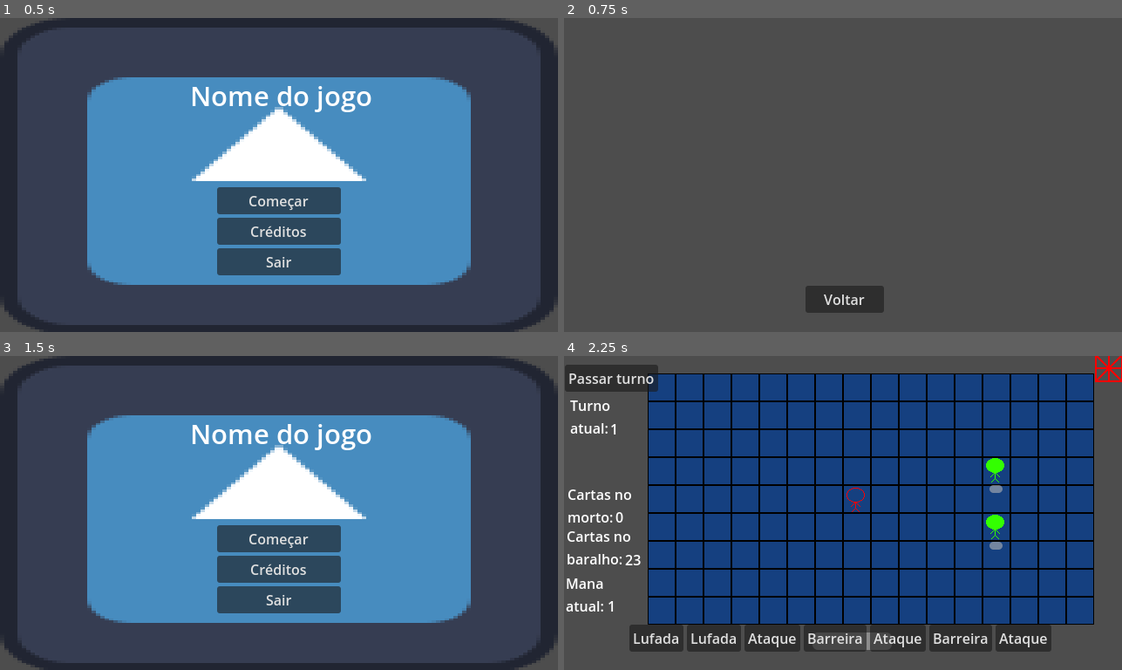
Above: before the commit, frames 1-4 (two rows, left to right).
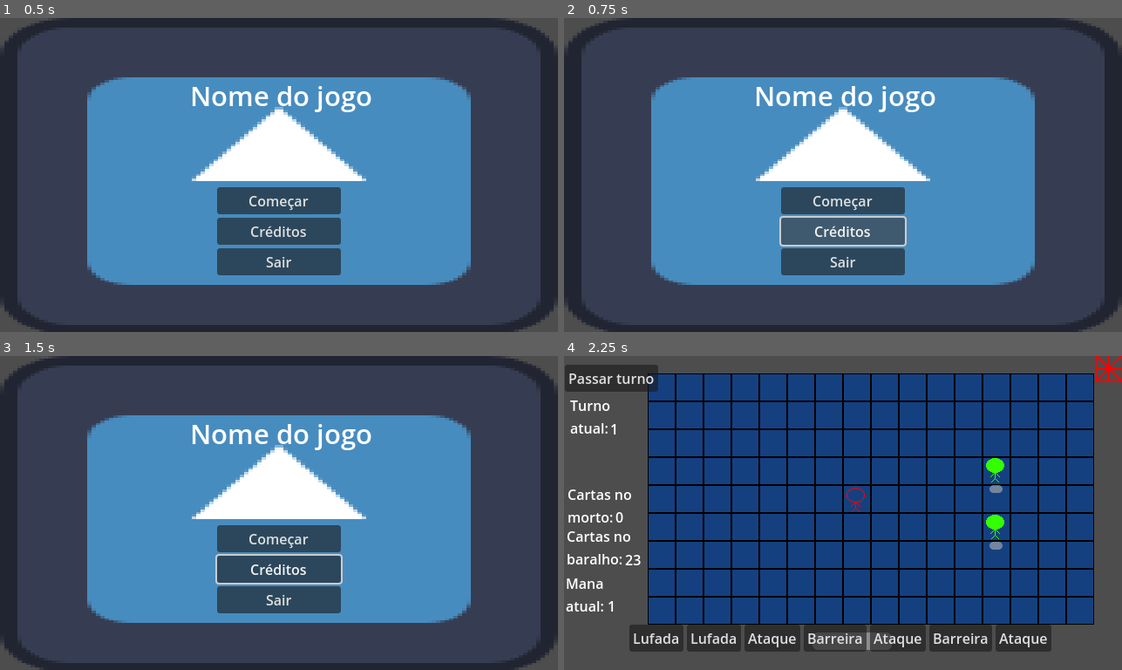
Above: after the commit, the same moments.

Repository: gdp-ufrj/alikia
Game: Godot game, scene res://Scenes/menu.tscn
Two runs of this game, one before a commit and one after it. Both use one fixed random seed, a clock stepped at 60 frames per second and the inputs below. The engine's default icon, where the game draws it, is replaced by a stand-in: a white triangle on a blue panel in a dark square.
Inputs (mouse positions are in pixels of both pictures, inside the frame that each line leads up to):
- Up to frame 1 (0.5 s): no input
- Up to frame 2 (0.75 s): click "Créditos" at 0.5 s
- Up to frame 3 (1.5 s): click (279, 638) at 1.25 s, where only the run before the commit has a clickable "Voltar"
- Up to frame 4 (2.25 s): click "Começar" at 2 s

Frame 1 is identical in both runs. In frame 2, 57% of the frame differs, in the area x 0-100%, y 0-100%; in frame 3, 0.3%; in frame 4, nothing differs.

Commit message:
Adição de efeitos sonoros nos efeitos das cartas

Diff:
--- a/Scenes/Player.tscn
+++ b/Scenes/Player.tscn
@@ -1,10 +1,20 @@
-[gd_scene load_steps=3 format=3 uid="uid://x3kx1qwj8efj"]
+[gd_scene load_steps=5 format=3 uid="uid://x3kx1qwj8efj"]
 
 [ext_resource type="Script" path="res://Scripts/Battle/Player/Player.gd" id="1_aw1lq"]
 [ext_resource type="Texture2D" uid="uid://fciyppfnocbr" path="res://Assets/Player.png" id="2_51fms"]
+[ext_resource type="AudioStream" uid="uid://jww1574yb4kk" path="res://Áudio/barreira_rochosa.wav" id="3_6h6b1"]
+[ext_resource type="AudioStream" uid="uid://cfxqp4a20iacx" path="res://Áudio/lufada.mp3" id="4_x77rb"]
 
 [node name="Player" type="Node2D"]
 script = ExtResource("1_aw1lq")
 
 [node name="Sprite2D" type="Sprite2D" parent="."]
 texture = ExtResource("2_51fms")
+
+[node name="rockBarrier" type="AudioStreamPlayer2D" parent="."]
+stream = ExtResource("3_6h6b1")
+
+[node name="fireAttack" type="AudioStreamPlayer2D" parent="."]
+
+[node name="airAttack" type="AudioStreamPlayer2D" parent="."]
+stream = ExtResource("4_x77rb")
--- a/Scenes/menu.tscn
+++ b/Scenes/menu.tscn
@@ -1,7 +1,9 @@
-[gd_scene load_steps=4 format=3 uid="uid://ch8cjc1s6wy5a"]
+[gd_scene load_steps=6 format=3 uid="uid://ch8cjc1s6wy5a"]
 
 [ext_resource type="Texture2D" uid="uid://cp7cue2ma2tp6" path="res://Assets/icon.svg" id="1_5ffko"]
 [ext_resource type="Script" path="res://Scripts/Menu/menu.gd" id="1_r7msc"]
+[ext_resource type="AudioStream" uid="uid://c6t0dxg1ssu26" path="res://Áudio/UI_accept.mp3" id="3_yn1vq"]
+[ext_resource type="AudioStream" uid="uid://e6wadcp8rcve" path="res://Áudio/UI_decline.mp3" id="4_r68dd"]
 
 [sub_resource type="LabelSettings" id="LabelSettings_7o456"]
 font_size = 31
@@ -57,6 +59,12 @@
 layout_mode = 2
 text = "Sair"
 
+[node name="uiAccept" type="AudioStreamPlayer2D" parent="."]
+stream = ExtResource("3_yn1vq")
+
+[node name="uiDecline" type="AudioStreamPlayer2D" parent="."]
+stream = ExtResource("4_r68dd")
+
 [connection signal="pressed" from="MarginContainer/VBoxContainer/Começar" to="." method="_on_começar_pressed"]
 [connection signal="pressed" from="MarginContainer/VBoxContainer/Creditos" to="." method="_on_creditos_pressed"]
 [connection signal="pressed" from="MarginContainer/VBoxContainer/Sair" to="." method="_on_sair_pressed"]
--- a/Scripts/Battle/Player/Player.gd
+++ b/Scripts/Battle/Player/Player.gd
@@ -4,6 +4,10 @@
 @onready var player_health_bar = $"../PlayerHealthBar"
 @onready var enemies = $"../Enemies"
 @onready var obstacles = $"../Obstacles"
+
+@onready var rock_barrier_sound = $rockBarrier
+@onready var fire_attack_sound = $fireAttack
+@onready var air_attack_sound = $airAttack
 
 var obstacle = load("res://Scenes/obstacle.tscn")
 
@@ -218,15 +222,16 @@
 	attack_card = false
 	thunder_card = false
 
-func gust():
+func gust(): #aqui vento
 	for enemy in enemies.get_children():
 		enemy.push_back()
+		air_attack_sound.play()
 
 func fire_tornado():
 	var range_fire = get_enemies_in_range(current_position, 3)
 	in_range_fire = show_enemies_in_range(range_fire)
 
-func fire_input(destination):
+func fire_input(destination): #aqui fogo
 	if in_range_fire.has(destination):
 		if destination.x == current_position.x and destination.y < current_position.y:
 			for key in in_range_fire.keys():
@@ -251,8 +256,9 @@
 		for key in in_range_fire.keys():
 			tile_map.set_cell(1, Vector2i(key[0],key[1]), -1, Vector2i(-1,-1))
 		in_range_fire = {}
-
-func thunder_range(start: Vector2i, range: int):
+		#fire_attack_sound.play()
+
+func thunder_range(start: Vector2i, range: int): #aqui raio
 	var list_enemies: Array[Node]
 	var list_enemies_in_range = {}
 	var list_obstacles: Array[Node]
@@ -293,7 +299,7 @@
 func barrier():
 	barrier_card = true
 
-func barrier_input(destination):
+func barrier_input(destination): #aqui barreira
 	var destination_2 = Vector2i(destination.x, destination.y + 1)
 	if (!astar_grid.is_in_boundsv(destination) or (astar_grid.is_point_solid(destination_2)) and tile_map.map_to_local(destination_2)):
 		return
@@ -302,6 +308,7 @@
 	print("Destino local ", tile_map.map_to_local(destination))
 
 	var scene = obstacle.instantiate()
+	rock_barrier_sound.play()
 
 	scene.position = tile_map.map_to_local(destination)
 	obstacles.add_child(scene)
--- a/Scripts/Menu/menu.gd
+++ b/Scripts/Menu/menu.gd
@@ -1,12 +1,20 @@
 extends Control
 
+@onready var ui_accept = $uiAccept
+@onready var ui_decline = $uiDecline
+
 func _on_começar_pressed():
+	ui_accept.play()
 	get_tree().change_scene_to_file("res://Scenes/main_game.tscn")
 
 
 func _on_creditos_pressed():
-	get_tree().change_scene_to_file("res://Scenes/credits.tscn")
-
+	ui_accept.play()
+	#get_tree().change_scene_to_file("res://Scenes/credits.tscn")
+	print("Créditos")
 
 func _on_sair_pressed():
+	print("Sair")
+	ui_decline.play()
+	#print("Sair")
 	get_tree().quit()
Not shown, added: Áudio/UI_accept.mp3.import
Not shown, added: Áudio/UI_decline.mp3.import
Not shown, added: Áudio/lufada.mp3.import
Not shown, added: Áudio/turbilhao_de_chamas.mp3.import
Not shown, added: Áudio/UI_accept.mp3
Not shown, added: Áudio/UI_decline.mp3
Not shown, added: Áudio/lufada.mp3
Not shown, added: Áudio/turbilhao_de_chamas.mp3
